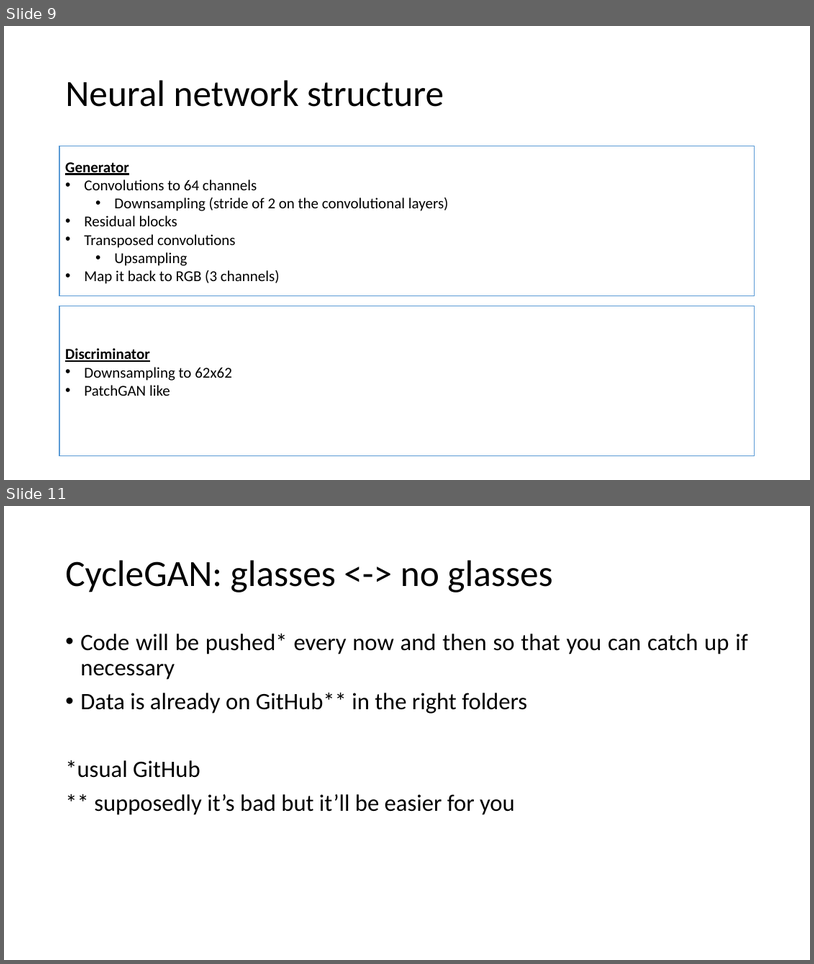
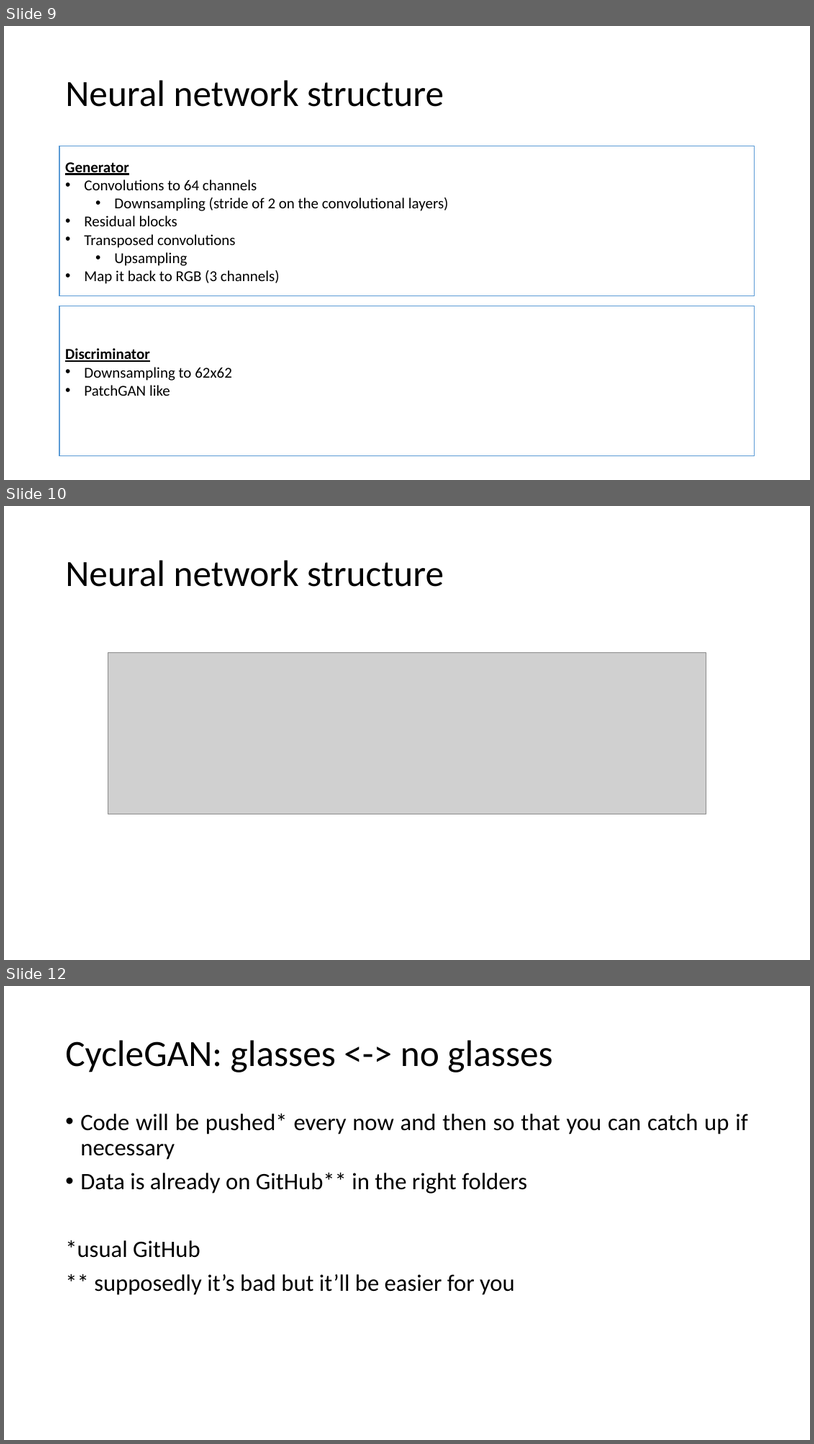
Before and after one commit to MICS-Lab/DeepLearningCourse, a slide deck: Slides_10.pptx. Shown one above the other, each under a label of ours: slides 9 and 11 before the commit, slides 9, 10 and 12 after it; the slides between them are not shown. The pictures are 814x964 and 814x1444 pixels, drawn with LibreOffice and Linux fonts; fonts in the diff are those of the drawing; grey boxes stand for pictures. Boxes give left, top, right and bottom in pixels: in the first picture for what was removed or moved away, otherwise in the second. Text is boxed around its words. In the diff, an @@ line names an element or a change of style, - is before the commit and + after.

Commit message:
Updated CycleGAN slides

```diff
--- a/Slides_10.pptx
+++ b/Slides_10.pptx
@@ slide 10 added at (4,506,810,960), background #FFFFFF @@
@@ title added at (65,560,444,587), 44 pt, text #000000 @@
+Neural network structure
@@ picture added at (108,652,707,814) @@
@@ what was slide 11 is now slide 12 @@
```
Also in this commit, not shown: 1 other file.
